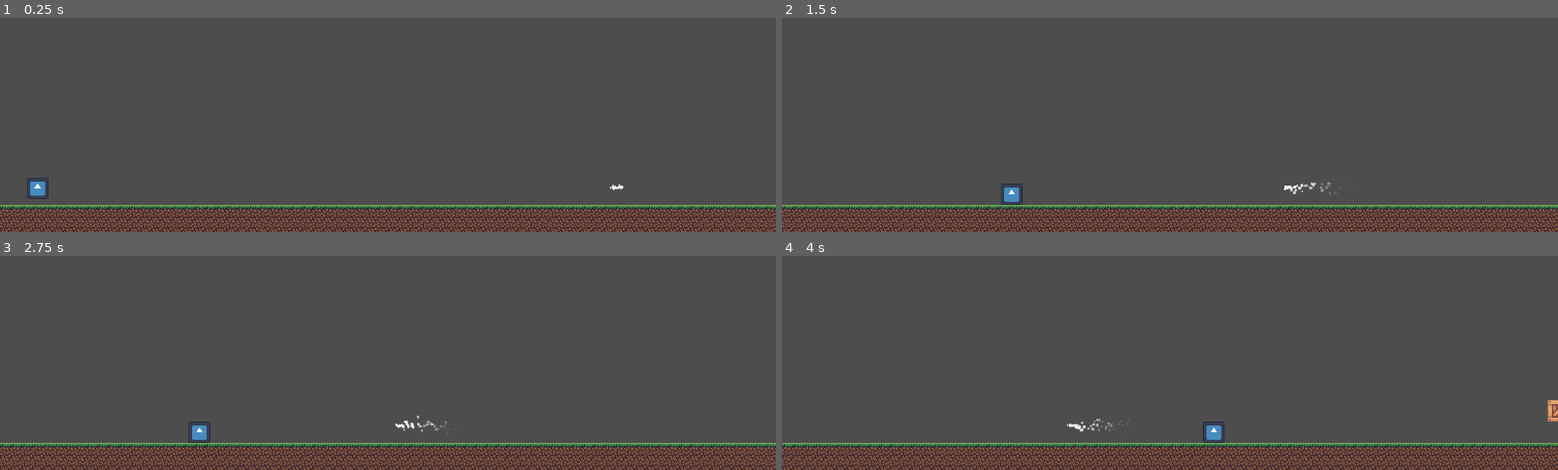
Above: before the commit, frames 1-4 (two rows, left to right).
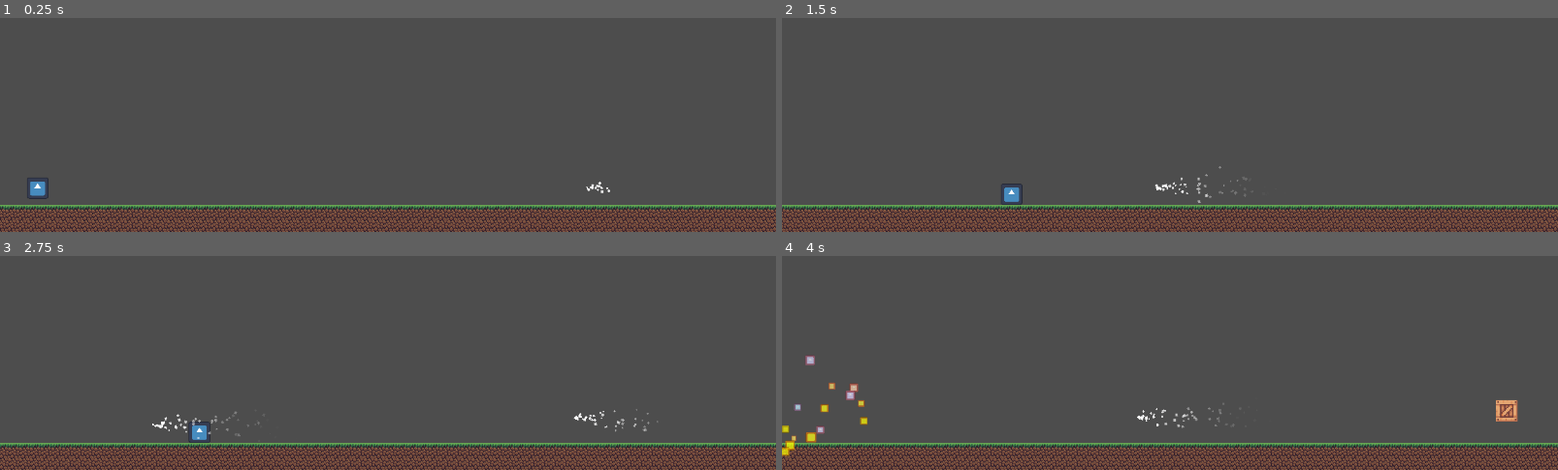
Above: after the commit, the same moments.

Repository: Sch1nken/EndlessRunnerJam
Game: Godot game, scene res://game/game.tscn
The game is run twice, just before and just after one commit, with the same random seed, the same clock (stepped at 60 frames per second) and the same inputs. Before the commit the project starts from res://game.tscn. The engine's default icon, where the game draws it, is replaced by a stand-in: a white triangle on a blue panel in a dark square.
Inputs:
- Up to frame 1 (0.25 s): no input
- Up to frame 2 (1.5 s): tap Enter (ui_accept) at 0.5, 0.77 s; hold Right (ui_right) from 0.53 s (still down)
- Up to frame 3 (2.75 s): tap Enter (ui_accept) at 1.52 s; release Right (ui_right) at 2.03 s; hold Left (ui_left) from 2.03 s (still down)
- Up to frame 4 (4 s): release Left (ui_left) at 2.78 s; hold Right (ui_right) from 2.78 s (still down); tap Enter (ui_accept) at 3.02, 3.77 s

The runs differ from the first frame. In frame 1, less than 0.1% of the frame differs, in the area x 75-81%, y 76-82%; in frame 2, 7.7%; in frame 3, 6.8%; in frame 4, 8.9%, in the area x 0-100%, y 46-100%.

Commit message:
:zap:

Diff:
--- a/game.tscn
+++ /dev/null
@@ -1,43 +0,0 @@
-[gd_scene load_steps=7 format=3 uid="uid://ci5xq4fxd72er"]
-
-[ext_resource type="PackedScene" uid="uid://cdgip4poa2ctc" path="res://level.tscn" id="1_qrajk"]
-[ext_resource type="Script" path="res://game.gd" id="1_xclk6"]
-[ext_resource type="PackedScene" uid="uid://c544jwfm1cetq" path="res://player.tscn" id="2_pkd7v"]
-[ext_resource type="PackedScene" uid="uid://dy02870g15ryp" path="res://bullet.tscn" id="3_ulq80"]
-
-[sub_resource type="WorldBoundaryShape2D" id="WorldBoundaryShape2D_cx62p"]
-normal = Vector2(1, 0)
-
-[sub_resource type="WorldBoundaryShape2D" id="WorldBoundaryShape2D_axjki"]
-normal = Vector2(-1, 0)
-
-[node name="Game" type="Node2D"]
-script = ExtResource("1_xclk6")
-
-[node name="Level" parent="." instance=ExtResource("1_qrajk")]
-
-[node name="Player" parent="." instance=ExtResource("2_pkd7v")]
-position = Vector2(56, 554)
-
-[node name="Boundaries" type="StaticBody2D" parent="."]
-
-[node name="Left" type="CollisionShape2D" parent="Boundaries"]
-shape = SubResource("WorldBoundaryShape2D_cx62p")
-
-[node name="Right" type="CollisionShape2D" parent="Boundaries"]
-position = Vector2(1152, 0)
-shape = SubResource("WorldBoundaryShape2D_axjki")
-
-[node name="Bullet" parent="." instance=ExtResource("3_ulq80")]
-position = Vector2(939, 563)
-
-[node name="ObstacleTimer" type="Timer" parent="."]
-wait_time = 3.0
-autostart = true
-
-[node name="ObstacleSpawn" type="Marker2D" parent="."]
-position = Vector2(1216, 608)
-
-[node name="Obstacles" type="Node2D" parent="."]
-
-[connection signal="timeout" from="ObstacleTimer" to="." method="_on_obstacle_timer_timeout"]
--- a/box.gd
+++ b/game/box.gd
@@ -7,11 +7,7 @@
 
 @export var type: TYPE = TYPE.NORMAL
 
-# TODO: Bitte woanders hin packen, danke
-var speed: float = 64.0
-
-# Called every frame. 'delta' is the elapsed time since the previous frame.
 func _process(delta: float) -> void:
-	position.x -= delta * speed
+	position.x -= delta * GameData.level_speed
 	if position.x < -64:
 		queue_free()
--- a/box.tscn
+++ b/game/box.tscn
@@ -1,13 +1,14 @@
 [gd_scene load_steps=4 format=3 uid="uid://c41w7lqlilx1t"]
 
 [ext_resource type="Texture2D" uid="uid://nud41v23p2hh" path="res://assets/Textures-16.png" id="1_mm4dv"]
-[ext_resource type="Script" path="res://box.gd" id="1_suhtd"]
+[ext_resource type="Script" path="res://game/box.gd" id="1_suhtd"]
 
 [sub_resource type="RectangleShape2D" id="RectangleShape2D_8i4o8"]
 size = Vector2(16, 16)
 
 [node name="Box" type="CharacterBody2D"]
 scale = Vector2(2, 2)
+collision_layer = 3
 script = ExtResource("1_suhtd")
 
 [node name="Sprite2D" type="Sprite2D" parent="."]
--- a/bullet.gd
+++ b/game/bullet.gd
@@ -1,19 +1,17 @@
 class_name Bullet
 extends Area2D
 
-@export var speed: float = 128.0
+#@export var speed: float = 128.0
 @export var spread: float = 32.0
 
 
 func _ready() -> void:
 	position.y += randf() * spread
 
-
 func _process(delta: float) -> void:
-	position.x -= delta * speed
-	if position.x < 32.0:
-		queue_free()
-
+	position.x -= delta * GameData.bullet_speed
+	#if position.x < 32.0:
+	#	queue_free()
 
 func _on_body_entered(body: Node2D) -> void:
 	if not body is Player:
--- a/bullet.tscn
+++ b/game/bullet.tscn
@@ -1,6 +1,6 @@
 [gd_scene load_steps=6 format=3 uid="uid://dy02870g15ryp"]
 
-[ext_resource type="Script" path="res://bullet.gd" id="1_2bnw5"]
+[ext_resource type="Script" path="res://game/bullet.gd" id="1_2bnw5"]
 
 [sub_resource type="SegmentShape2D" id="SegmentShape2D_uls1w"]
 b = Vector2(10, 0)
@@ -30,6 +30,7 @@
 turbulence_noise_scale = 4.0
 
 [node name="Bullet" type="Area2D"]
+collision_layer = 3
 script = ExtResource("1_2bnw5")
 
 [node name="CollisionShape2D" type="CollisionShape2D" parent="."]
--- /dev/null
+++ b/game/explosion.tscn
@@ -0,0 +1,42 @@
+[gd_scene load_steps=8 format=3 uid="uid://dj53ribfo276b"]
+
+[ext_resource type="Texture2D" uid="uid://cfmahuhcmfh8d" path="res://icon.svg" id="1_tdef1"]
+
+[sub_resource type="Gradient" id="Gradient_3pbvw"]
+colors = PackedColorArray(1, 1, 1, 1, 1, 1, 1, 0)
+
+[sub_resource type="GradientTexture1D" id="GradientTexture1D_p5eyp"]
+gradient = SubResource("Gradient_3pbvw")
+
+[sub_resource type="CurveTexture" id="CurveTexture_lmrqx"]
+
+[sub_resource type="Curve" id="Curve_g6tdg"]
+max_value = 3.0
+_data = [Vector2(0, 1), 0.0, 0.0, 0, 0, Vector2(0.99999, 0), 0.0, 0.0, 0, 0, Vector2(1, 1), 0.0, 0.0, 0, 0]
+point_count = 3
+
+[sub_resource type="CurveTexture" id="CurveTexture_23xo3"]
+curve = SubResource("Curve_g6tdg")
+
+[sub_resource type="ParticleProcessMaterial" id="ParticleProcessMaterial_odeu4"]
+particle_flag_disable_z = true
+inherit_velocity_ratio = 0.275
+spread = 113.764
+initial_velocity_min = 14.25
+initial_velocity_max = 501.43
+gravity = Vector3(0, 98, 0)
+scale_min = 0.1
+scale_max = 0.2
+scale_over_velocity_curve = SubResource("CurveTexture_23xo3")
+color_ramp = SubResource("GradientTexture1D_p5eyp")
+emission_curve = SubResource("CurveTexture_lmrqx")
+hue_variation_min = 0.04
+hue_variation_max = 0.35
+
+[node name="Explosion" type="GPUParticles2D"]
+emitting = false
+amount = 25
+process_material = SubResource("ParticleProcessMaterial_odeu4")
+texture = ExtResource("1_tdef1")
+one_shot = true
+explosiveness = 0.94
--- /dev/null
+++ b/game/explosion_area.gd
@@ -0,0 +1,20 @@
+class_name ExplosionArea
+extends Area2D
+
+
+const EXPLOSION: PackedScene = preload("res://game/explosion.tscn")
+
+func _on_body_entered(body: Node2D) -> void:
+	_spawn_explosion(body.global_position)
+	body.queue_free()
+
+func _on_area_entered(area: Area2D) -> void:
+	_spawn_explosion(area.global_position)
+	area.queue_free()
+
+func _spawn_explosion(pos: Vector2) -> void:
+	var particles: GPUParticles2D = EXPLOSION.instantiate() as GPUParticles2D
+	particles.global_position = pos
+	add_child(particles)
+	particles.emitting = true
+	particles.finished.connect(func() -> void: particles.queue_free())
--- a/game.gd
+++ b/game/game.gd
@@ -1,10 +1,9 @@
 extends Node2D
-
 
 @onready var obstacle_spawn: Marker2D = $ObstacleSpawn
 @onready var obstacles: Node2D = $Obstacles
 
-const BOX = preload("res://box.tscn")
+const BOX: PackedScene = preload("res://game/box.tscn")
 
 var shapes: Array[Array] = [
 	[
--- /dev/null
+++ b/game/game.tscn
@@ -0,0 +1,65 @@
+[gd_scene load_steps=10 format=3 uid="uid://ci5xq4fxd72er"]
+
+[ext_resource type="Script" path="res://game/game.gd" id="1_bkfcb"]
+[ext_resource type="PackedScene" uid="uid://cdgip4poa2ctc" path="res://game/level.tscn" id="2_is1qh"]
+[ext_resource type="PackedScene" uid="uid://c544jwfm1cetq" path="res://game/player.tscn" id="3_lfalx"]
+[ext_resource type="PackedScene" uid="uid://dy02870g15ryp" path="res://game/bullet.tscn" id="4_fyy0a"]
+[ext_resource type="Script" path="res://game/explosion_area.gd" id="5_bc5ni"]
+[ext_resource type="PackedScene" uid="uid://b0my1xeahpxdj" path="res://game/spawner.tscn" id="6_1ytqh"]
+
+[sub_resource type="WorldBoundaryShape2D" id="WorldBoundaryShape2D_cx62p"]
+normal = Vector2(1, 0)
+
+[sub_resource type="WorldBoundaryShape2D" id="WorldBoundaryShape2D_axjki"]
+normal = Vector2(-1, 0)
+
+[sub_resource type="RectangleShape2D" id="RectangleShape2D_uy1dl"]
+size = Vector2(57, 575)
+
+[node name="Game" type="Node2D"]
+script = ExtResource("1_bkfcb")
+
+[node name="Level" parent="." instance=ExtResource("2_is1qh")]
+
+[node name="Player" parent="." instance=ExtResource("3_lfalx")]
+position = Vector2(56, 554)
+
+[node name="Boundaries" type="StaticBody2D" parent="."]
+
+[node name="Left" type="CollisionShape2D" parent="Boundaries"]
+shape = SubResource("WorldBoundaryShape2D_cx62p")
+
+[node name="Right" type="CollisionShape2D" parent="Boundaries"]
+position = Vector2(1152, 0)
+shape = SubResource("WorldBoundaryShape2D_axjki")
+
+[node name="Bullet" parent="." instance=ExtResource("4_fyy0a")]
+position = Vector2(939, 563)
+
+[node name="ObstacleTimer" type="Timer" parent="."]
+wait_time = 3.0
+autostart = true
+
+[node name="ObstacleSpawn" type="Marker2D" parent="."]
+position = Vector2(1216, 608)
+
+[node name="Obstacles" type="Node2D" parent="."]
+
+[node name="ExplosionArea" type="Area2D" parent="."]
+collision_mask = 2
+script = ExtResource("5_bc5ni")
+
+[node name="CollisionShape2D" type="CollisionShape2D" parent="ExplosionArea"]
+position = Vector2(-36, 320)
+shape = SubResource("RectangleShape2D_uy1dl")
+
+[node name="Spawner" parent="." node_paths=PackedStringArray("target_parent") instance=ExtResource("6_1ytqh")]
+position = Vector2(1044, 504)
+item_to_spawn = ExtResource("4_fyy0a")
+target_parent = NodePath("../SpawnedObjects")
+
+[node name="SpawnedObjects" type="Node2D" parent="."]
+
+[connection signal="timeout" from="ObstacleTimer" to="." method="_on_obstacle_timer_timeout"]
+[connection signal="area_entered" from="ExplosionArea" to="ExplosionArea" method="_on_area_entered"]
+[connection signal="body_entered" from="ExplosionArea" to="ExplosionArea" method="_on_body_entered"]
--- /dev/null
+++ b/game/game_data.gd
@@ -0,0 +1,4 @@
+extends Node
+
+var bullet_speed: float = 256
+var level_speed: float = 128
--- a/level.gd
+++ b/game/level.gd
@@ -1,8 +1,6 @@
 extends TileMapLayer
 
-@export var speed: float = 64.0
-
 func _process(delta: float) -> void:
-	position.x -= delta * speed
+	position.x -= delta * GameData.level_speed
 	if position.x < - 16.0:
 		position.x += 16.0
--- a/level.tscn
+++ b/game/level.tscn
@@ -1,7 +1,8 @@
 [gd_scene load_steps=5 format=4 uid="uid://cdgip4poa2ctc"]
 
 [ext_resource type="Texture2D" uid="uid://nud41v23p2hh" path="res://assets/Textures-16.png" id="1_tqwr1"]
-[ext_resource type="Script" path="res://level.gd" id="2_1mycs"]
+[ext_resource type="Script" path="res://game/level.gd" id="2_1mycs"]
+
 
 [sub_resource type="TileSetAtlasSource" id="TileSetAtlasSource_kkg46"]
 texture = ExtResource("1_tqwr1")
--- a/player.gd
+++ b/game/player.gd
@@ -20,6 +20,8 @@
 	var direction := Input.get_axis("ui_left", "ui_right")
 	if direction:
 		velocity.x = direction * SPEED
+		GameData.level_speed = GameData.level_speed + delta * 5
+		GameData.bullet_speed = GameData.bullet_speed + delta * 2
 	else:
 		velocity.x = move_toward(velocity.x, 0, SPEED)
 
--- a/player.tscn
+++ b/game/player.tscn
@@ -1,7 +1,8 @@
 [gd_scene load_steps=4 format=3 uid="uid://c544jwfm1cetq"]
 
-[ext_resource type="Script" path="res://player.gd" id="1_qqu53"]
+[ext_resource type="Script" path="res://game/player.gd" id="1_qqu53"]
 [ext_resource type="Texture2D" uid="uid://cfmahuhcmfh8d" path="res://icon.svg" id="1_x5cqi"]
+
 
 [sub_resource type="RectangleShape2D" id="RectangleShape2D_tr0ut"]
 size = Vector2(32, 32)
--- /dev/null
+++ b/game/spawner.gd
@@ -0,0 +1,18 @@
+class_name Spawner
+extends Node2D
+
+@export var item_to_spawn: PackedScene
+@export var target_parent: Node2D
+
+var spawners: Array[Marker2D]
+
+func _ready() -> void:
+	spawners.assign(find_children("", "Marker2D", false))
+
+func _process(delta: float) -> void:
+	pass
+
+func _on_timer_timeout() -> void:
+	var item: Node2D = item_to_spawn.instantiate()
+	item.global_position = spawners.pick_random().global_position
+	target_parent.add_child(item)
--- /dev/null
+++ b/game/spawner.tscn
@@ -0,0 +1,31 @@
+[gd_scene load_steps=2 format=3 uid="uid://b0my1xeahpxdj"]
+
+[ext_resource type="Script" path="res://game/spawner.gd" id="1_gas43"]
+
+[node name="Spawner" type="Node2D"]
+position = Vector2(1216, 517)
+script = ExtResource("1_gas43")
+
+[node name="Timer" type="Timer" parent="."]
+wait_time = 2.0
+autostart = true
+
+[node name="Marker2D" type="Marker2D" parent="."]
+position = Vector2(0, 100)
+
+[node name="Marker2D2" type="Marker2D" parent="."]
+position = Vector2(0, 16)
+
+[node name="Marker2D3" type="Marker2D" parent="."]
+position = Vector2(0, -36)
+
+[node name="Marker2D4" type="Marker2D" parent="."]
+position = Vector2(0, -13)
+
+[node name="Marker2D5" type="Marker2D" parent="."]
+position = Vector2(1, 38)
+
+[node name="Marker2D6" type="Marker2D" parent="."]
+position = Vector2(1, 72)
+
+[connection signal="timeout" from="Timer" to="." method="_on_timer_timeout"]
--- a/project.godot
+++ b/project.godot
@@ -11,14 +11,28 @@
 [application]
 
 config/name="EndlessRunner"
-run/main_scene="res://game.tscn"
+run/main_scene="res://game/game.tscn"
 config/features=PackedStringArray("4.3", "Forward Plus")
 config/icon="res://icon.svg"
+
+[autoload]
+
+GameData="*res://game/game_data.gd"
 
 [display]
 
 window/stretch/mode="viewport"
 
+[file_customization]
+
+folder_colors={
+"res://game/": "purple"
+}
+
+[layer_names]
+
+2d_physics/layer_2="Explodable"
+
 [rendering]
 
 textures/canvas_textures/default_texture_filter=3
Not shown, added: game/gam146B.tmp
